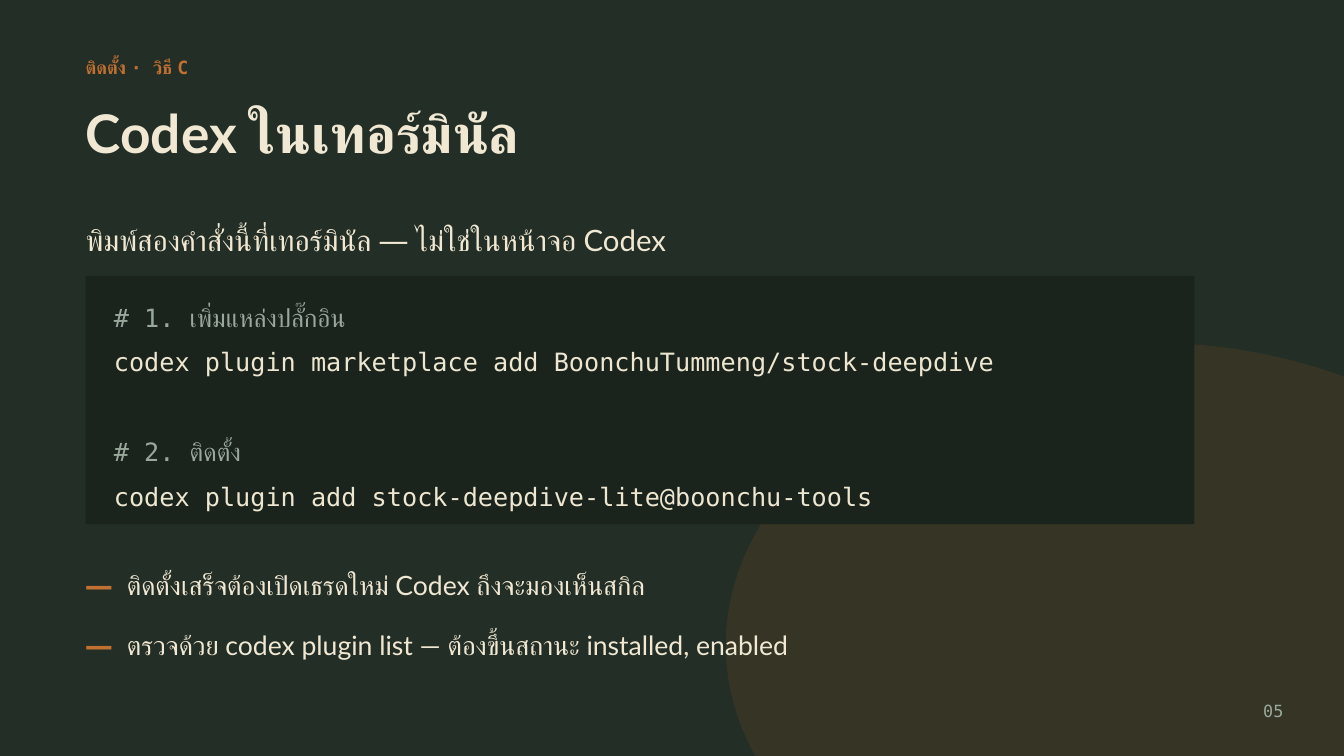
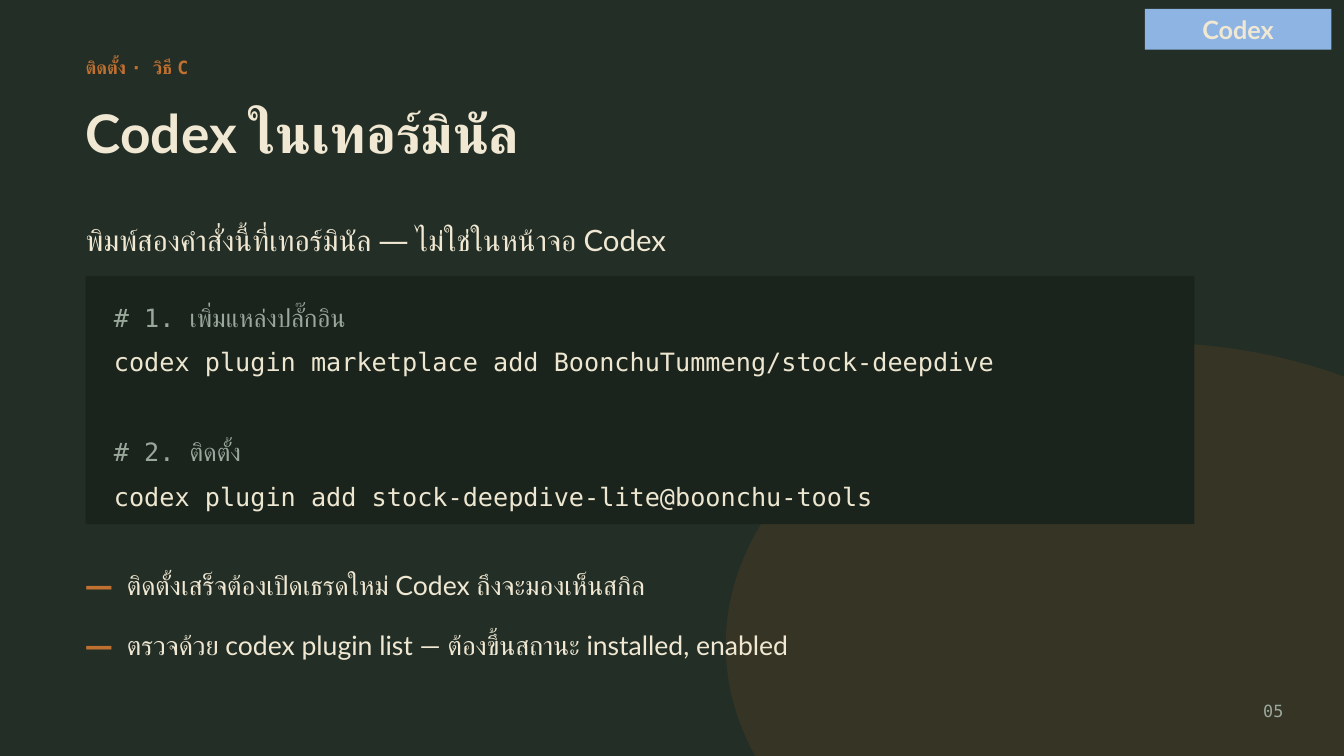
Before and after one commit to BoonchuTummeng/stock-deepdive, a slide deck: slide 7 of docs/stock-deepdive-guide.pptx. Drawn at 1344x756 pixels with LibreOffice and Linux fonts; fonts in the diff are those of the drawing. Boxes give left, top, right and bottom in pixels: in the first picture for what was removed or moved away, otherwise in the second. Text is boxed around its words. In the diff, an @@ line names an element or a change of style, - is before the commit and + after.

```diff
--- a/docs/stock-deepdive-guide.pptx
+++ b/docs/stock-deepdive-guide.pptx
@@ rectangle added at box(1145, 9, 1332, 49), fill #8EB4E3, 18 pt, text #F0E8D2, bold @@
+Codex
```
Also in this commit, not shown: 6 other slides changed, 10 slides added, 3 slides removed, 2 other files.
